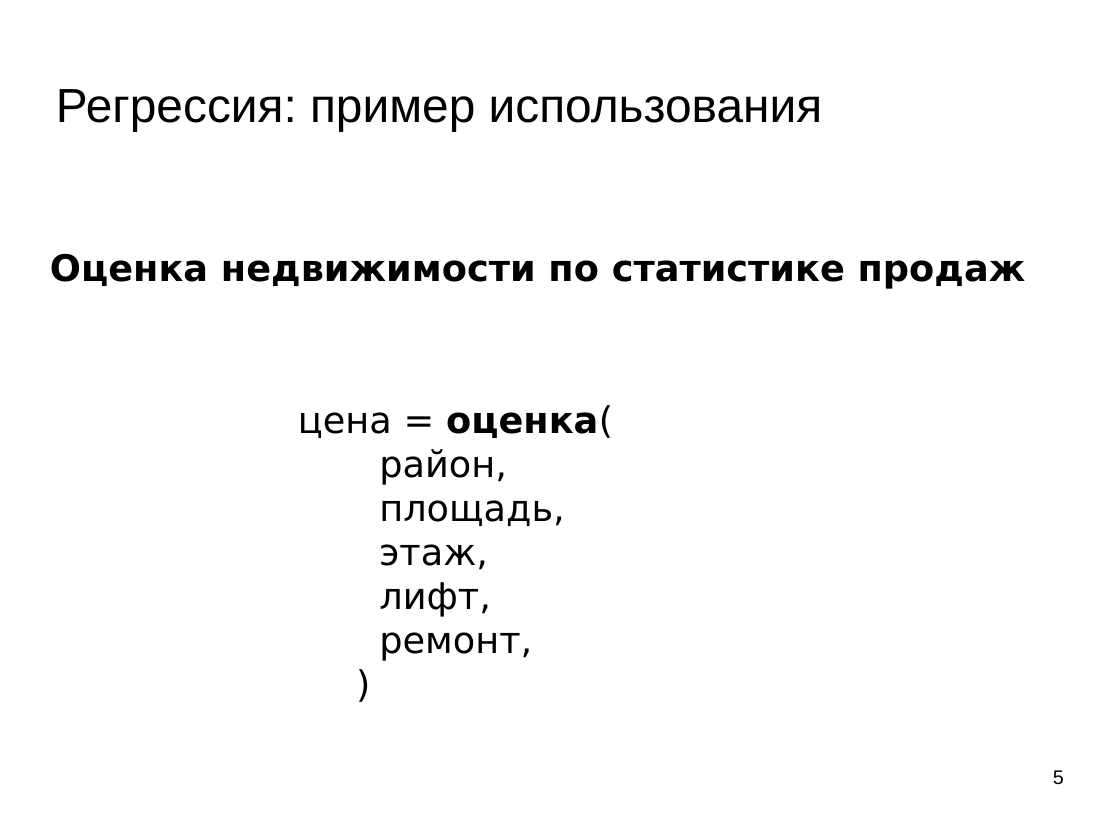
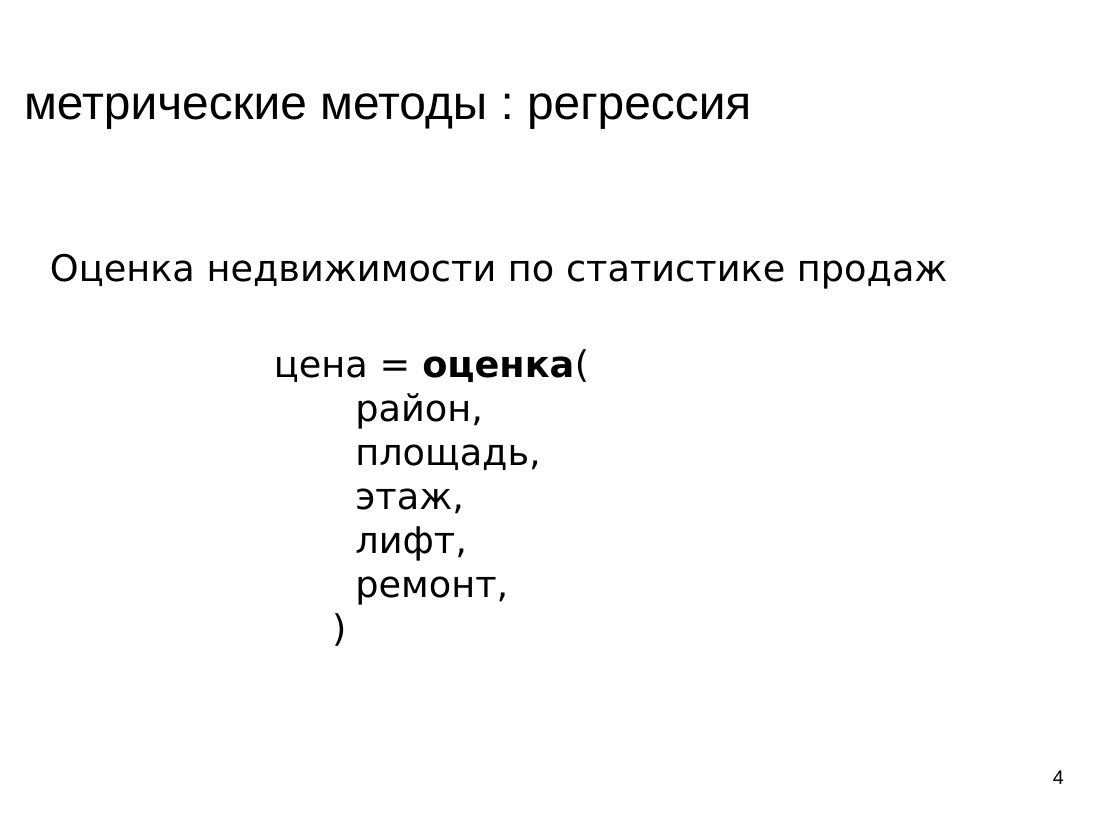
Before and after one commit to mechanoid5/ml_lectorium_legacy, a slide deck: slide 4 of 05-regression-metric.odp (slide 5 before the commit). Drawn at 1120x840 pixels with LibreOffice and Linux fonts; fonts in the diff are those of the drawing; background and template pictures are left out. Boxes give left, top, right and bottom in pixels: in the first picture for what was removed or moved away, otherwise in the second. Text is boxed around its words. In the diff, an @@ line names an element or a change of style, - is before the commit and + after.

```diff
--- a/05-regression-metric.odp
+++ b/05-regression-metric.odp
@@ title removed at [56,89,823,131] @@
-Регрессия: пример использования
@@ title added at [24,93,751,129], 33.9 pt, text #000000 @@
+метрические методы : регрессия
@@ text "Оценка недвижимости по статистике продаж" at [50,253,948,289]: bold off @@
@@ text "цена = оценка(": place and size @@
-text "цена = оценка(" at [298,405,613,661]
+text "цена = оценка(" at [274,349,589,605]
@@ page number at [1053,770,1064,784]: text changed @@
-5
+4
```
Also in this commit, not shown: 2 other slides changed, 13 slides added, 18 slides removed, 3 other files.
